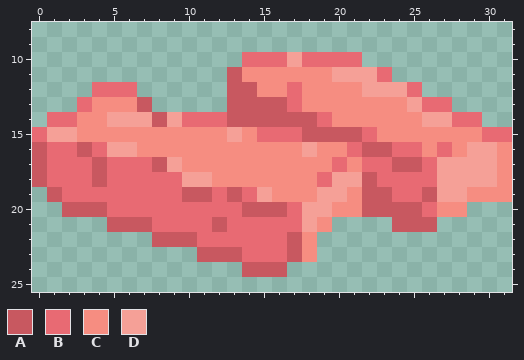
Two states of a pixel-art sprite, gfx/commodities/bricks.png. Above, as it was before the edit.
The file is 32x32 pixels. Shown: x 0..31, y 8..25.
Palette (. is transparent): A #c85860  B #e86a73  C #f68d81  D #f5a097
After the commit:
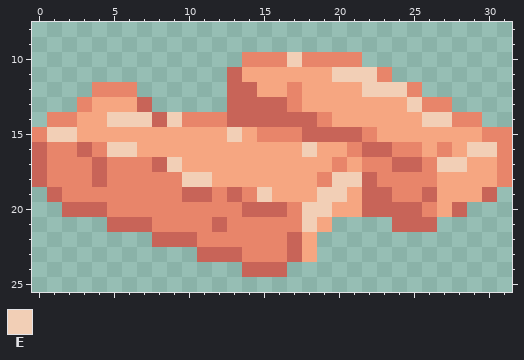
Colours new in this view: E #f2cfb6
Change:
@@ palette @@
-A #c85860
+A #c86458
-B #e86a73
+B #e8856a
-C #f68d81
+C #f6a681
@@ x 0..31 @@
  9 ................................
-10 ..............BBBDBBBB..........
-11 .............ACCCCCCDDDB........
-12 ....BBB......AACCBCCCCDDDB......
-13 ...BCCCA.....AAAABCCCCCCCDBB....
-14 .BBCCDDDADBBBAAAAAABCCCCCCDDBB..
-15 BDDCCCCCCCCCCDCBBBAAAABCCCCCCCBB
-16 ABBABDDCCCCCCCCCCCDCCBAABBCBCDDC
-17 ABBBABBBADCCCCCCCCCCBCBBAABDDDDC
-18 ABBBABBBBBDDCCCCCCCBDDABBBBDDDDC
-19 .ABBBBBBBBAABABDCCCDDCAABBADDCCC
-20 ..AAABBBBBBBBBAAABDDCCAAAABCC...
-21 .....AAABBBBABBBBBDC....AAA.....
+10 ..............BBBEBBBB..........
+11 .............ACCCCCCEEEB........
+12 ....BBB......AACCBCCCCEEEB......
+13 ...BCCCA.....AAAABCCCCCCCEBB....
+14 .BBCCEEEAEBBBAAAAAABCCCCCCEEBB..
+15 BEECCCCCCCCCCECBBBAAAABCCCCCCCBB
+16 ABBABEECCCCCCCCCCCECCBAABBCBCEEB
+17 ABBBABBBAECCCCCCCCCCBCBBAABEECCB
+18 ABBBABBBBBEECCCCCCCBEEABBBBCCCCB
+19 .ABBBBBBBBAABABECCCEECAABBACCCA.
+20 ..AAABBBBBBBBBAAABEECCAAAABCA...
+21 .....AAABBBBABBBBBEC....AAA.....
 22 ........AAABBBBBBAC.............
Changed places in both pictures, as pixel boxes (x1, y1, x2, y2):
changed: (32, 52, 512, 277)
